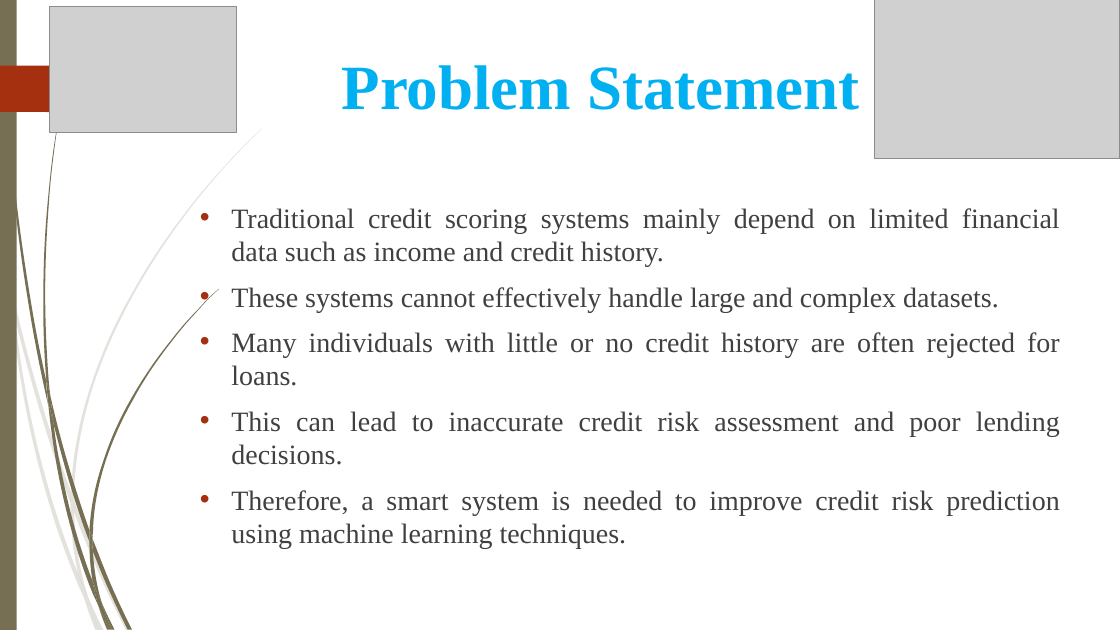
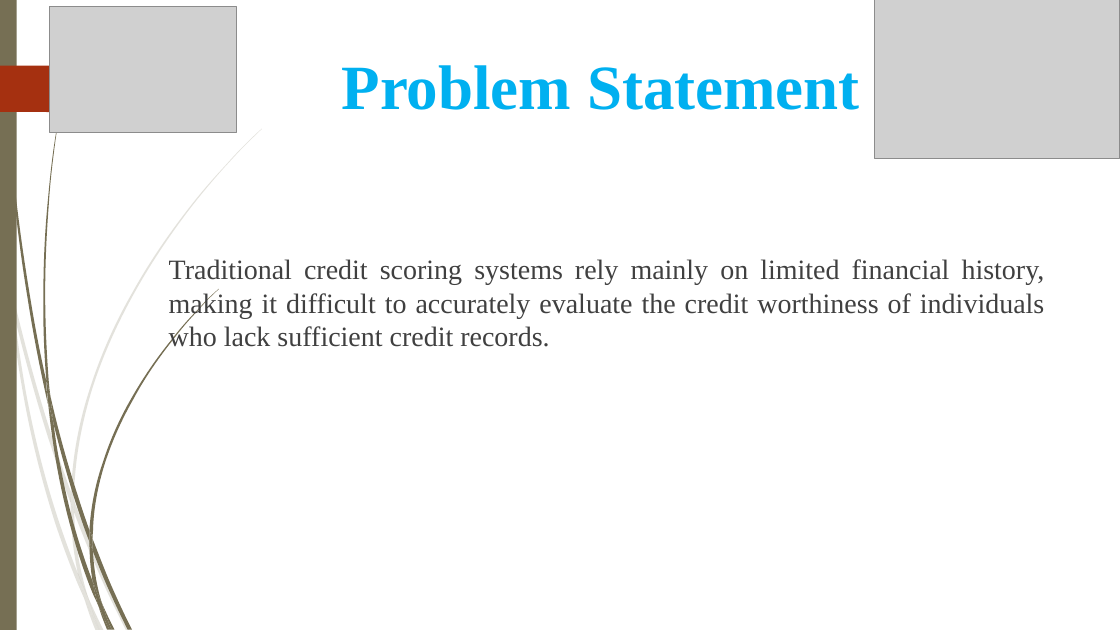
Before and after one commit to DILAN-654/DS_AI_Internship, a slide deck: slide 4 of src/day22-26/credit.pptx. Drawn at 1120x630 pixels with LibreOffice and Linux fonts; fonts in the diff are those of the drawing; grey boxes stand for pictures; background and template pictures are left out. Boxes give left, top, right and bottom in pixels: in the first picture for what was removed or moved away, otherwise in the second. Text is boxed around its words. In the diff, an @@ line names an element or a change of style, - is before the commit and + after.

```diff
--- a/src/day22-26/credit.pptx
+++ b/src/day22-26/credit.pptx
@@ text at (169, 259, 1045, 347): text changed @@
-• Traditional credit scoring systems mainly depend on limited financial data such as income and credit history.
-• These systems cannot effectively handle large and complex datasets.
-• Many individuals with little or no credit history are often rejected for loans.
-• This can lead to inaccurate credit risk assessment and poor lending decisions.
-• Therefore, a smart system is needed to improve credit risk prediction using machine learning techniques.
+Traditional credit scoring systems rely mainly on limited financial history, making it difficult to accurately evaluate the credit worthiness of individuals who lack sufficient credit records.
```
Also in this commit, not shown: 2 other slides changed, 1 slide removed, 12 other files.
